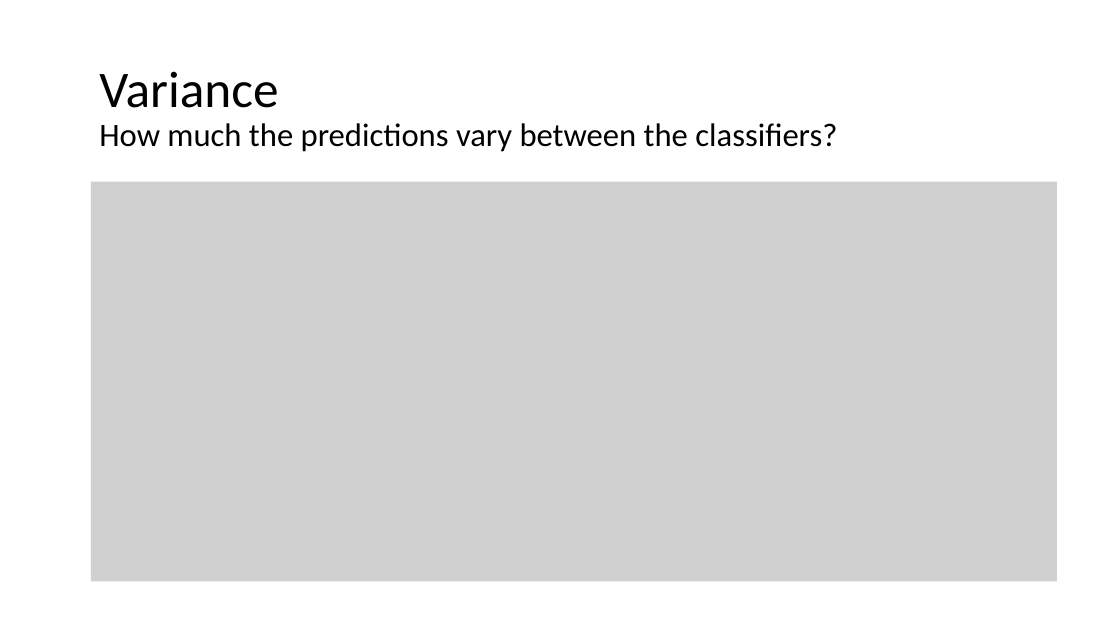
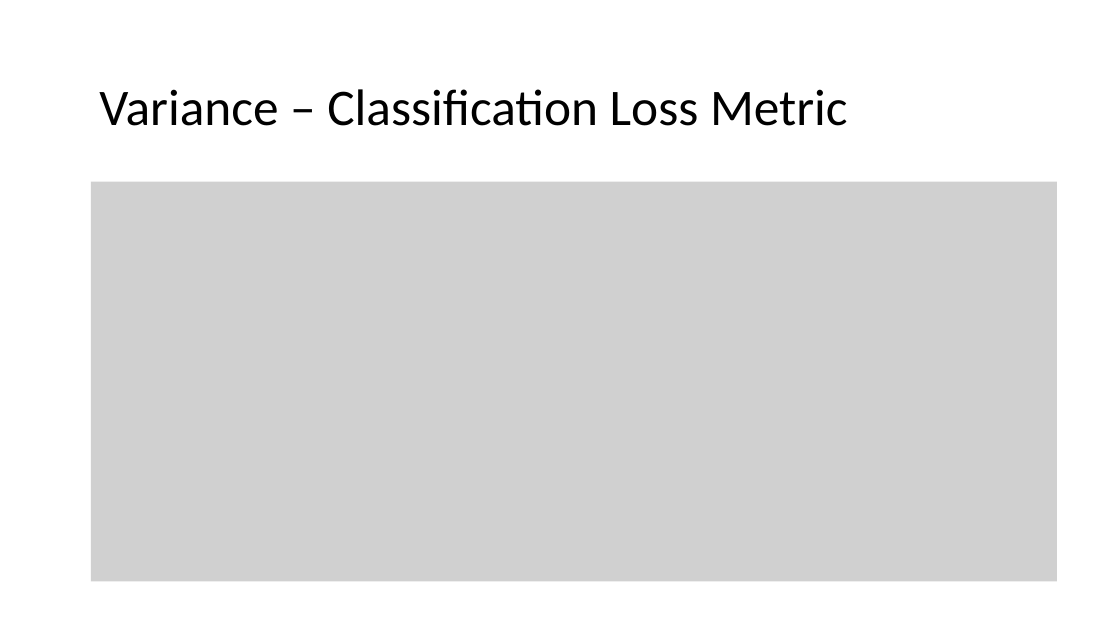
Before and after one commit to meenakshsundaram/AIML, a slide deck: slide 12 of DecisionTrees/DecisionTrees.pptx. Drawn at 1120x630 pixels with LibreOffice and Linux fonts; fonts in the diff are those of the drawing; grey boxes stand for pictures. Boxes give left, top, right and bottom in pixels: in the first picture for what was removed or moved away, otherwise in the second. Text is boxed around its words. In the diff, an @@ line names an element or a change of style, - is before the commit and + after.

```diff
--- a/DecisionTrees/DecisionTrees.pptx
+++ b/DecisionTrees/DecisionTrees.pptx
@@ text at box(99, 89, 848, 126): text changed; size 28 to 44 pt @@
-Variance
-How much the predictions vary between the classifiers?
+Variance – Classification Loss Metric
```
Also in this commit, not shown: 4 other slides changed, 3 slides added, 2 other files.
